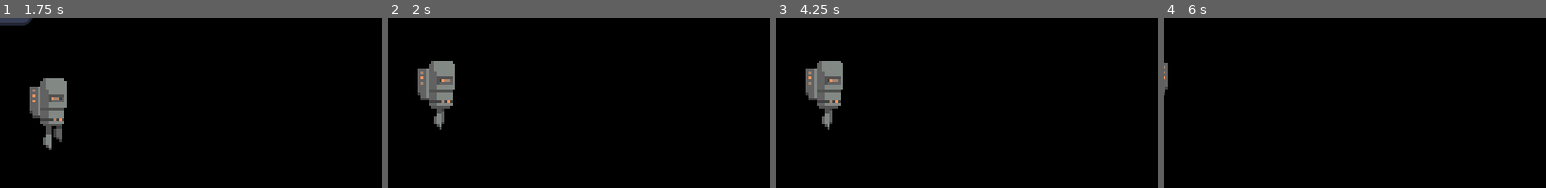
Above: before the commit, frames 1-4 (left to right).
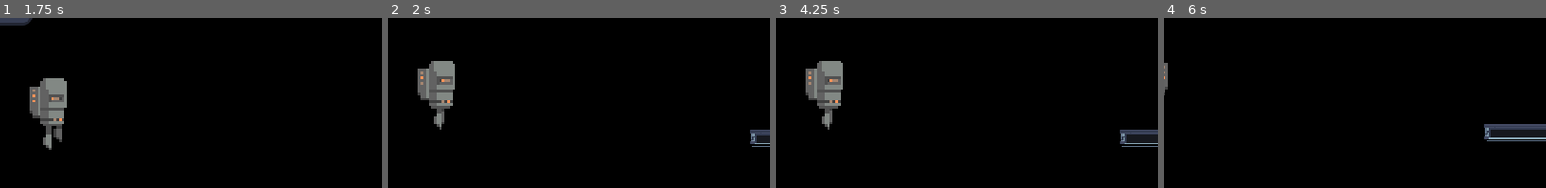
Above: after the commit, the same moments.

Repository: ricklusuardi/BuiltToScale2024
Game: Godot game, scene res://world.tscn
Two runs of this game, one before a commit and one after it. Both use one fixed random seed, a clock stepped at 60 frames per second and the inputs below. This scene is started directly instead of the project's main scene. The engine's default icon, where the game draws it, is replaced by a stand-in: a white triangle on a blue panel in a dark square.
Inputs:
- Up to frame 1 (1.75 s): tap Enter (ui_accept) at 0.5, 0.77, 1.52 s; hold Right (ui_right) from 0.53 s (still down)
- Up to frame 2 (2 s): keep holding Right (ui_right)
- Up to frame 3 (4.25 s): release Right (ui_right) at 2.03 s; hold Left (ui_left) 2.03-2.78 s; hold Right (ui_right) from 2.78 s (still down); tap Enter (ui_accept) at 3.02, 3.77 s
- Up to frame 4 (6 s): release Right (ui_right) at 4.28 s; hold Left (ui_left) 4.28-5.03 s; tap Enter (ui_accept) at 4.52 s; hold Right (ui_right) 5.03-5.78 s; hold Left (ui_left) from 5.78 s (still down)
The pictures show only the part of the screen within x 50-100%, y 33-83%; the shares and areas given below are measured in that part.

Frame 1 is identical in both runs. In frame 2, 0.5% of the frame differs, in the area x 94-100%, y 65-76%; in frame 3, 0.9%; in frame 4, 1.5%, in the area x 83-100%, y 62-73%.

Commit message:
ddddd

Diff:
--- a/Chara.gd
+++ b/Chara.gd
@@ -55,7 +55,7 @@
 	randomize()
 
 func _physics_process(delta):
-
+	print(currentMass)
 
 	if is_in_wind:
 		apply_wind_effect(delta)
@@ -217,3 +217,8 @@
 		velocity.y = jumpVelocity
 		var jumpSprite = jumpSpriteRef.instantiate()
 		$JumpFlamePoint.add_child(jumpSprite)
+
+
+
+func spring_jump(spring_modifier):
+	velocity.y = jumpVelocity * spring_modifier
--- /dev/null
+++ b/Spring.gd
@@ -0,0 +1,36 @@
+extends Node2D
+
+@onready var node_starting_position =$".".global_position
+@onready var starting_position: float = $Platform.global_position.y
+var object: Chara
+var platform_was_pressed_dowm = false
+@export var spring_compression_rate: float = 10.0 # The higher the value, the faster the compression
+@export var spring_decompression_rate: float = 10.0 # Use this to control the spring's decompression speed
+@export var spring_jump_modifier: float = 4.0 # Use this to modify the jump
+@onready var end_position = %EndPoint.global_position.y
+
+func _process(delta: float) -> void:
+	if object != null:
+		if object.currentMass == 4.0:
+			print("sei grasso perso")
+			# Compress the platform
+			global_position.y = move_toward(global_position.y,end_position, delta * spring_compression_rate)
+		elif object.currentMass == 0.25:
+			# Decompress the platform and launch the character
+			global_position.y= move_toward(global_position.y,starting_position, delta * spring_decompression_rate)
+			if global_position == node_starting_position :
+					object.spring_jump(spring_jump_modifier)
+		elif object.currentMass == 1.0:
+			global_position.y = move_toward(global_position.y,starting_position,delta*spring_decompression_rate)
+			pass
+	if object == null :
+		global_position.y = move_toward(global_position.y,starting_position,delta*spring_decompression_rate)
+		pass
+
+func _on_area_2d_body_entered(body: Node) -> void:
+	if body is Chara:
+		object = body
+
+func _on_area_2d_body_exited(body: Node) -> void:
+	if body is Chara:
+		object = null
--- a/blocchi_instabili.tscn
+++ b/blocchi_instabili.tscn
@@ -20,9 +20,6 @@
 
 [sub_resource type="RectangleShape2D" id="RectangleShape2D_d2hi1"]
 size = Vector2(32, 32)
-
-[sub_resource type="Animation" id="Animation_0fqoa"]
-resource_name = "new_animation"
 
 [sub_resource type="Animation" id="Animation_qjc7p"]
 length = 0.001
@@ -54,6 +51,9 @@
 "update": 1,
 "values": [Color(1, 1, 0, 1), Color(1, 0.580392, 0, 1), Color(1, 0.388235, 0, 1), Color(1, 0, 0, 1)]
 }
+
+[sub_resource type="Animation" id="Animation_0fqoa"]
+resource_name = "new_animation"
 
 [sub_resource type="AnimationLibrary" id="AnimationLibrary_yb8w7"]
 _data = {
--- /dev/null
+++ b/spring.tscn
@@ -0,0 +1,42 @@
+[gd_scene load_steps=5 format=3 uid="uid://bkxd41of0cku8"]
+
+[ext_resource type="Script" path="res://Spring.gd" id="1_pcw85"]
+[ext_resource type="Texture2D" uid="uid://cmm17fcxievun" path="res://sprite/science lab/LongerPlatform.png" id="2_8ndh1"]
+
+[sub_resource type="RectangleShape2D" id="RectangleShape2D_xhmdg"]
+
+[sub_resource type="RectangleShape2D" id="RectangleShape2D_0lef7"]
+size = Vector2(74, 64)
+
+[node name="Spring" type="Node2D"]
+script = ExtResource("1_pcw85")
+
+[node name="Platform" type="RigidBody2D" parent="."]
+unique_name_in_owner = true
+rotation = -1.5708
+gravity_scale = 0.0
+
+[node name="CollisionShape2D" type="CollisionShape2D" parent="Platform"]
+visible = false
+position = Vector2(-8, -2.89599e-05)
+rotation = 1.5708
+scale = Vector2(4.8, 0.8)
+shape = SubResource("RectangleShape2D_xhmdg")
+
+[node name="LongerPlatform" type="Sprite2D" parent="Platform"]
+position = Vector2(-16, -5.79198e-05)
+rotation = 1.5708
+texture = ExtResource("2_8ndh1")
+
+[node name="Area2D" type="Area2D" parent="Platform"]
+
+[node name="CollisionShape2D" type="CollisionShape2D" parent="Platform/Area2D"]
+position = Vector2(27, 9.53674e-07)
+shape = SubResource("RectangleShape2D_0lef7")
+
+[node name="EndPoint" type="Marker2D" parent="."]
+unique_name_in_owner = true
+position = Vector2(0, 128)
+
+[connection signal="body_entered" from="Platform/Area2D" to="." method="_on_area_2d_body_entered"]
+[connection signal="body_exited" from="Platform/Area2D" to="." method="_on_area_2d_body_exited"]
--- a/world.tscn
+++ b/world.tscn
@@ -7,6 +7,7 @@
 [ext_resource type="PackedScene" uid="uid://cu2kwhktfodkh" path="res://check_point.tscn" id="3_ei0d6"]
 [ext_resource type="PackedScene" uid="uid://dq0htwu4mlmi3" path="res://wind_area.tscn" id="3_pfv88"]
 [ext_resource type="Texture2D" uid="uid://cph162th5vbs1" path="res://icon.svg" id="6_fvkil"]
+[ext_resource type="PackedScene" uid="uid://bkxd41of0cku8" path="res://spring.tscn" id="7_l7obx"]
 [ext_resource type="PackedScene" uid="uid://ibm86xb3p6nq" path="res://Level_End.tscn" id="8_vcxw5"]
 
 [sub_resource type="RectangleShape2D" id="RectangleShape2D_4o578"]
@@ -53,11 +54,16 @@
 texture = ExtResource("2_7ebu2")
 metadata/_edit_lock_ = true
 
+[node name="Spring" parent="." instance=ExtResource("7_l7obx")]
+position = Vector2(573, 237)
+spring_compression_rate = 100.0
+spring_decompression_rate = 100.0
+
 [node name="WindArea" parent="." instance=ExtResource("3_pfv88")]
 position = Vector2(383, 190)
 
 [node name="CollisionShape2D" type="CollisionShape2D" parent="WindArea"]
-position = Vector2(230, -65)
+position = Vector2(261, -241)
 shape = SubResource("RectangleShape2D_l8hmt")
 
 [node name="RigidBody2D" type="RigidBody2D" parent="."]
@@ -94,4 +100,5 @@
 position = Vector2(-333, 122)
 
 [editable path="Spikes"]
+[editable path="Spring"]
 [editable path="LevelEnd"]
Not shown: 1 places in world.tscn that only renumber resources
